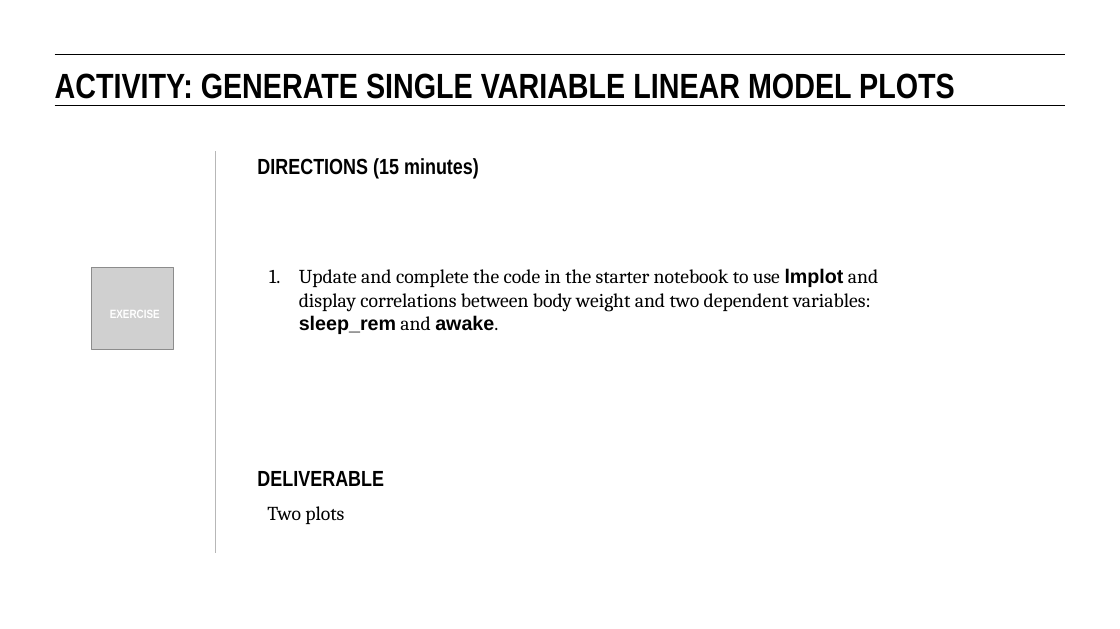
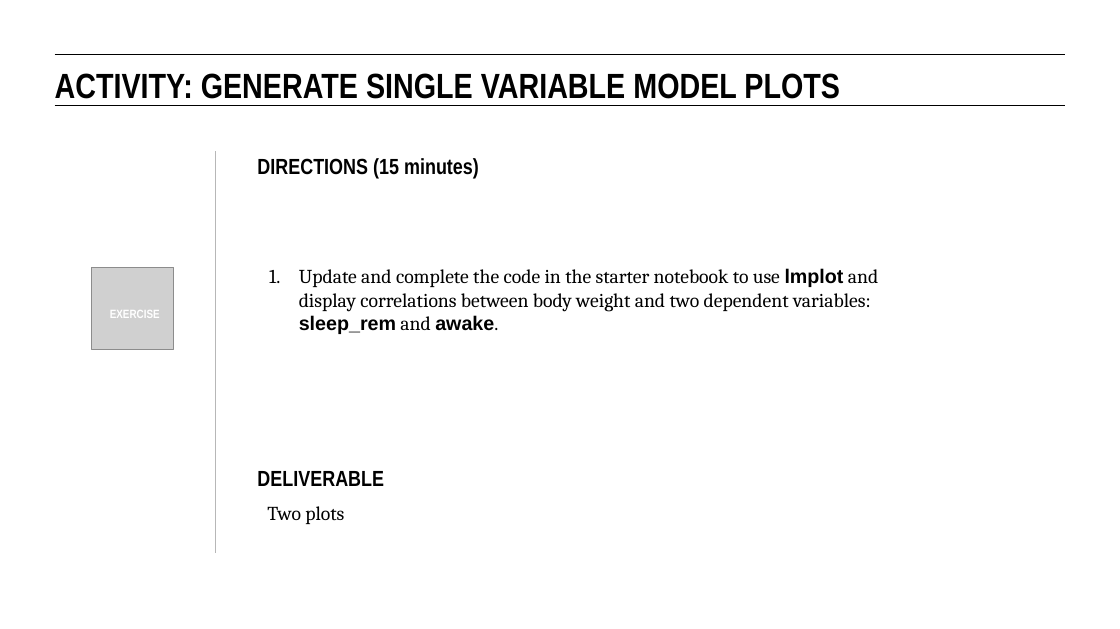
Before and after one commit to eflautt/ga-data-science, a slide deck: slide 17 of lessons/lesson-06/assets/slides/06-intro-to-regression-analysis.pptx. Drawn at 1120x629 pixels with LibreOffice and Linux fonts; fonts in the diff are those of the drawing; grey boxes stand for pictures. Boxes give left, top, right and bottom in pixels: in the first picture for what was removed or moved away, otherwise in the second. Text is boxed around its words. In the diff, an @@ line names an element or a change of style, - is before the commit and + after.

Commit message:
added slide deck files

```diff
--- a/lessons/lesson-06/assets/slides/06-intro-to-regression-analysis.pptx
+++ b/lessons/lesson-06/assets/slides/06-intro-to-regression-analysis.pptx
@@ text at (55, 73, 840, 99): text changed @@
-ACTIVITY: GENERATE SINGLE VARIABLE LINEAR MODEL PLOTS
+ACTIVITY: GENERATE SINGLE VARIABLE MODEL PLOTS
```
Also in this commit, not shown: 15 other slides changed, 24 other files.
